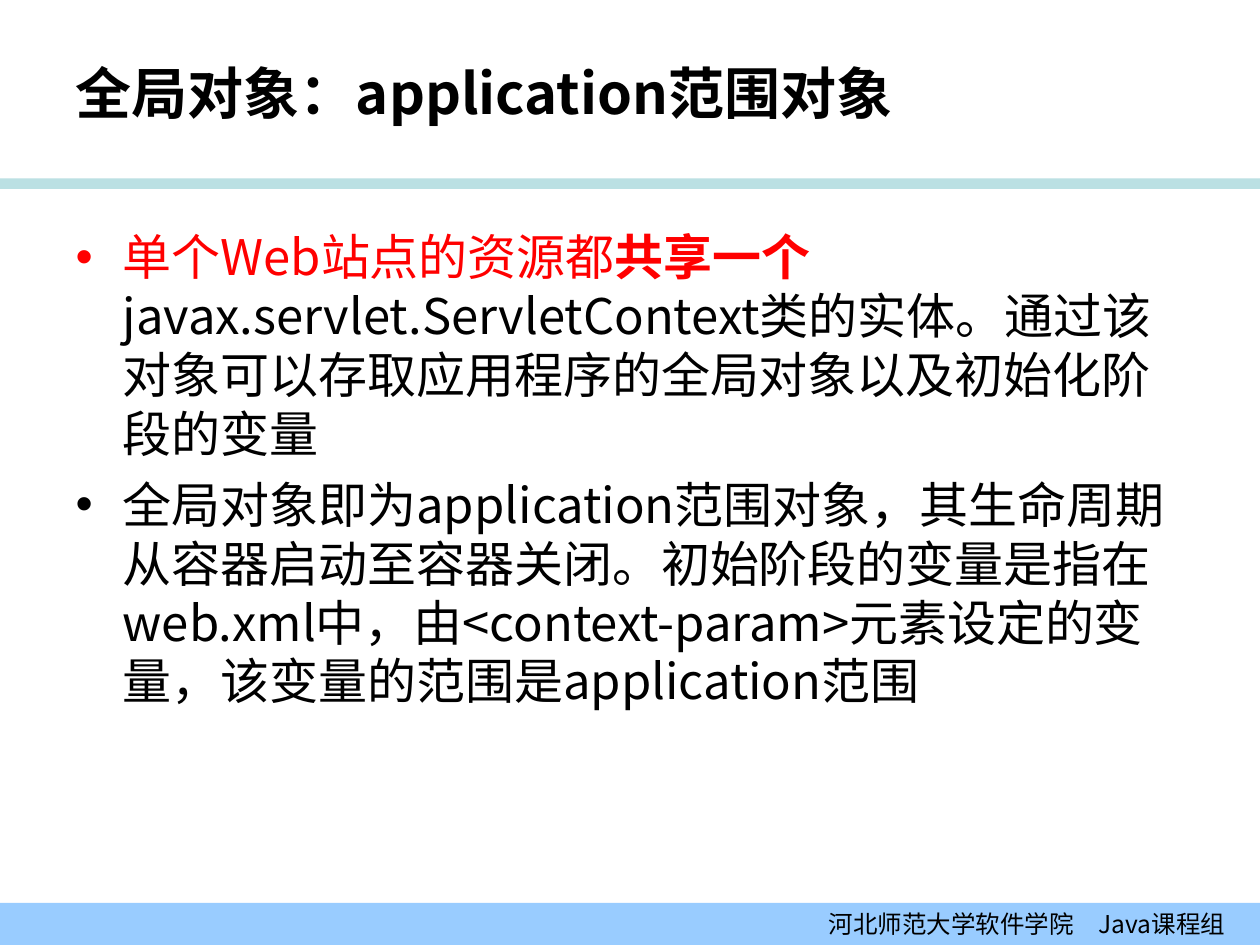
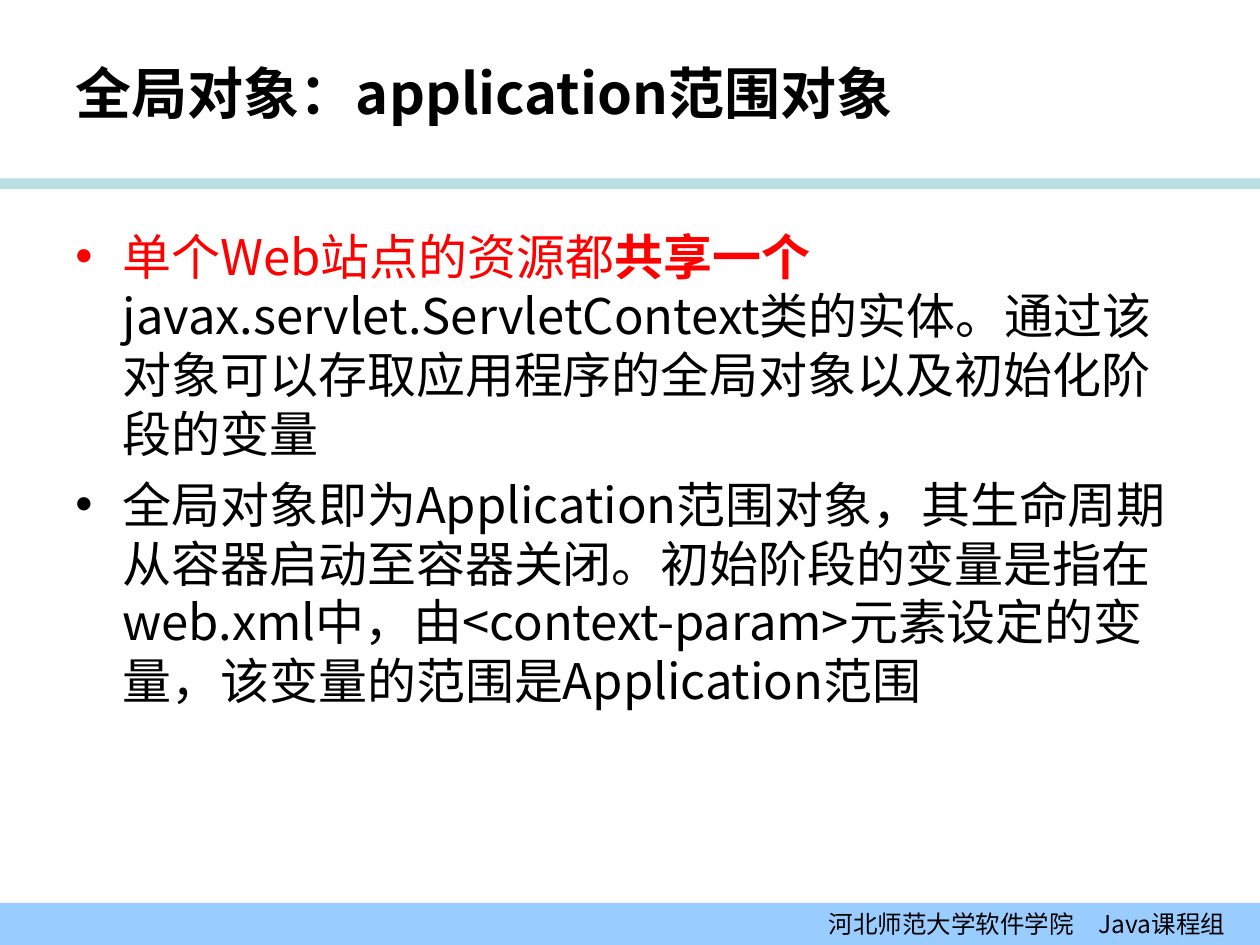
Before and after one commit to edu2act/course-JavaEE, a slide deck: slide 9 of 课程PPT/02-02_监听器.ppt. Drawn at 1260x945 pixels with LibreOffice and Linux fonts; fonts in the diff are those of the drawing; background and template pictures are left out. Boxes give left, top, right and bottom in pixels: in the first picture for what was removed or moved away, otherwise in the second. Text is boxed around its words. In the diff, an @@ line names an element or a change of style, - is before the commit and + after.

```diff
--- a/课程PPT/02-02_监听器.ppt
+++ b/课程PPT/02-02_监听器.ppt
@@ text at (x1=123, y1=481, x2=1166, y2=711): text changed @@
-• 全局对象即为application范围对象，其生命周期从容器启动至容器关闭。初始阶段的变量是指在web.xml中，由<context-param>元素设定的变量，该变量的范围是application范围
+• 全局对象即为Application范围对象，其生命周期从容器启动至容器关闭。初始阶段的变量是指在web.xml中，由<context-param>元素设定的变量，该变量的范围是Application范围
```
Also in this commit, not shown: 11 other slides changed, 1 slide added, 1 slide removed, 23 other files.
